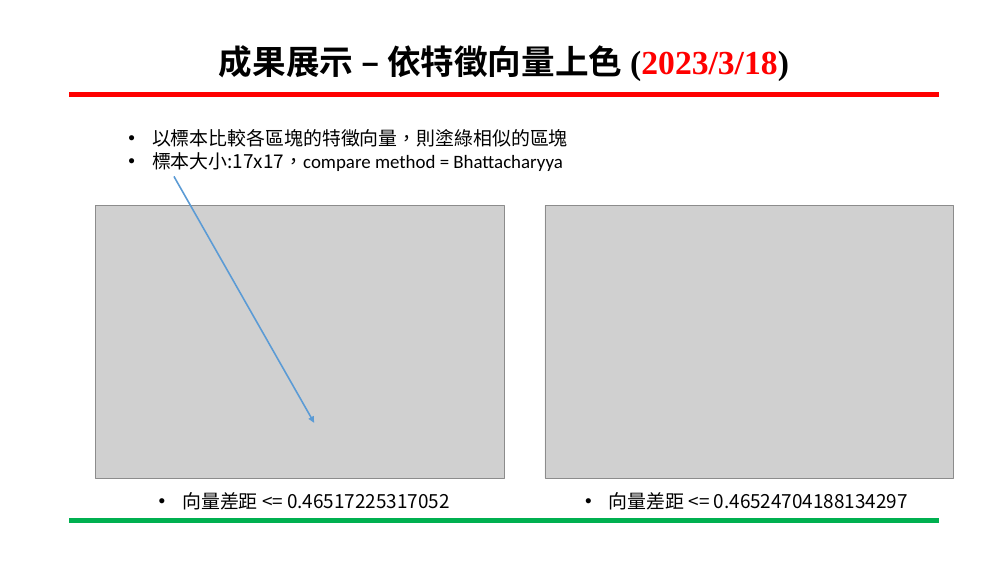
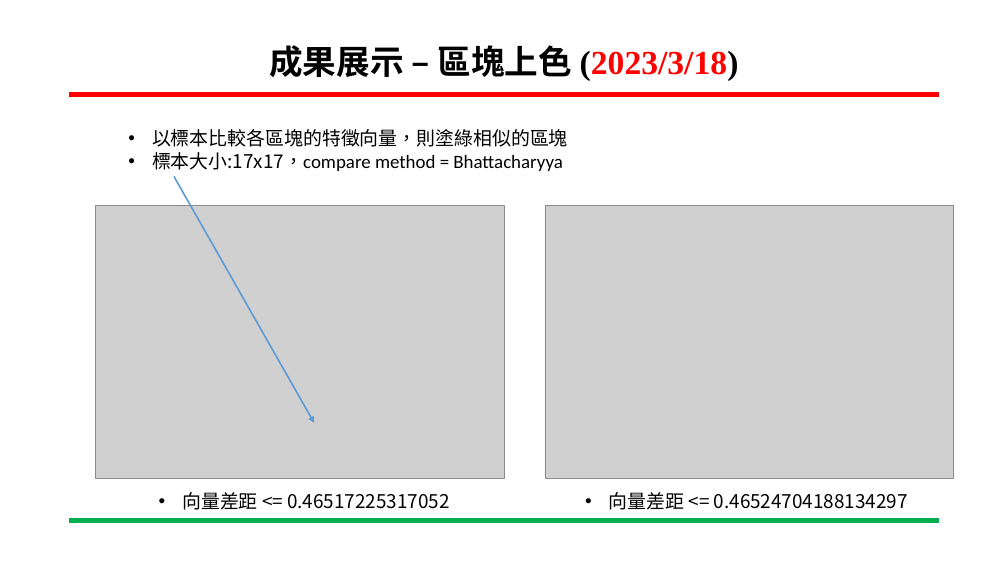
Before and after one commit to ing0331/111-2_Embedded-Image-Processing, a slide deck: slide 13 of HW2/LBP_HW2.pptx (slide 12 before the commit). Drawn at 1008x567 pixels with LibreOffice and Linux fonts; fonts in the diff are those of the drawing; grey boxes stand for pictures; background and template pictures are left out. Boxes give left, top, right and bottom in pixels: in the first picture for what was removed or moved away, otherwise in the second. Text is boxed around its words. In the diff, an @@ line names an element or a change of style, - is before the commit and + after.

Commit message:
Add files via upload
ppt up

```diff
--- a/HW2/LBP_HW2.pptx
+++ b/HW2/LBP_HW2.pptx
@@ title at box(269, 45, 739, 81): text changed @@
-成果展示 – 依特徵向量上色 (2023/3/18)
+成果展示 – 區塊上色 (2023/3/18)
```
Also in this commit, not shown: 3 other slides changed, 1 slide added.
